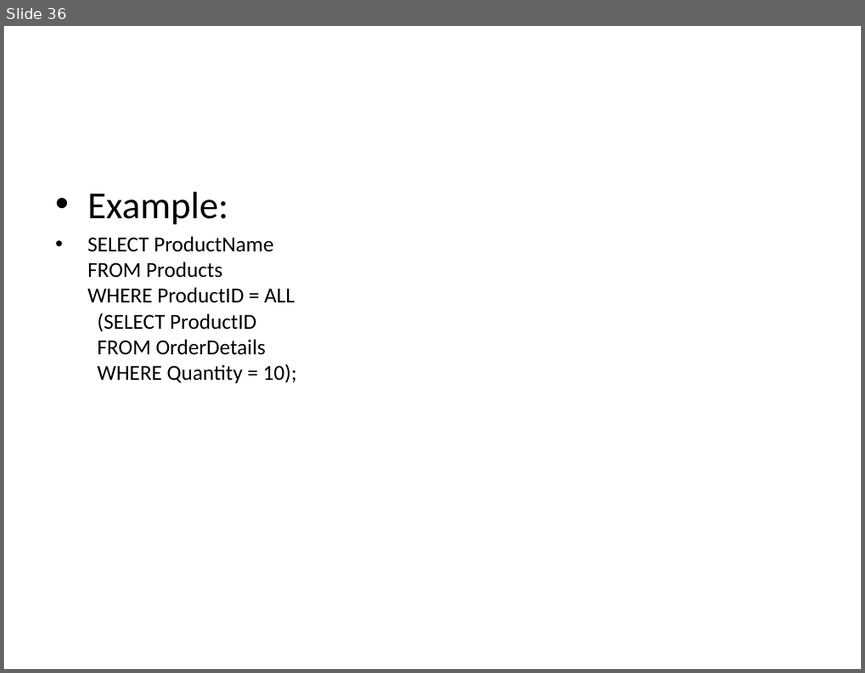
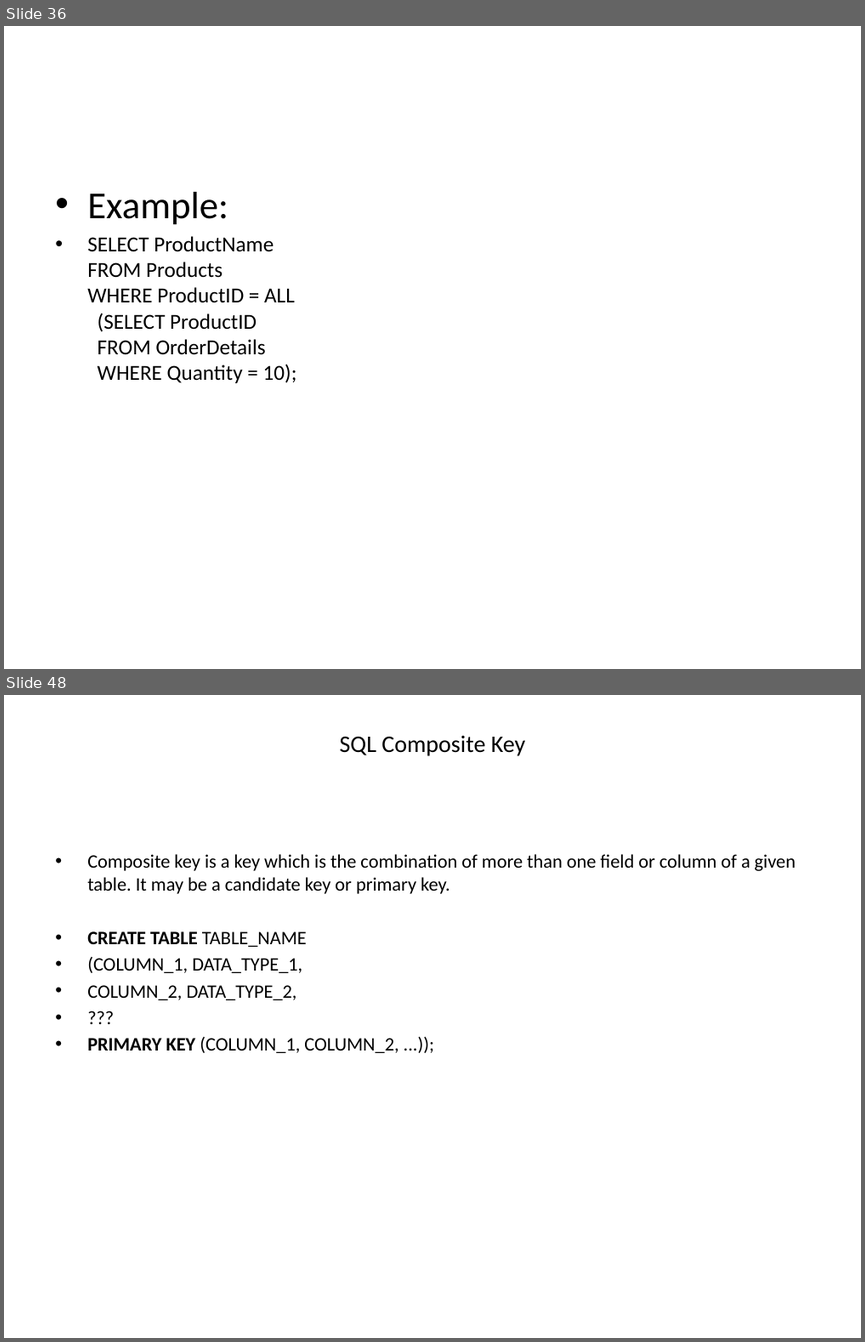
Before and after one commit to goudp4959/Oracle, a slide deck: SQL-latest.pptx. Shown one above the other, each under a label of ours: slide 36 before the commit, slides 36 and 48 after it; the slides between them are not shown. The pictures are 865x673 and 865x1342 pixels, drawn with LibreOffice and Linux fonts; fonts in the diff are those of the drawing. Boxes give left, top, right and bottom in pixels: in the first picture for what was removed or moved away, otherwise in the second. Text is boxed around its words. In the diff, an @@ line names an element or a change of style, - is before the commit and + after.

```diff
--- a/SQL-latest.pptx
+++ b/SQL-latest.pptx
@@ slide 48 added at <box>4,695,861,1338</box>, background #FFFFFF @@
@@ title added at <box>340,735,526,756</box>, 20 pt, text #000000 @@
+SQL Composite Key
@@ text added at <box>87,854,795,1053</box>, 16 pt, text #000000 @@
+• Composite key is a key which is the combination of more than one field or column of a given table. It may be a candidate key or primary key.
+• CREATE TABLE TABLE_NAME
+• (COLUMN_1, DATA_TYPE_1,
+• COLUMN_2, DATA_TYPE_2,
+• ???
+• PRIMARY KEY (COLUMN_1, COLUMN_2, ...));
```
Also in this commit, not shown: 13 other slides added.
